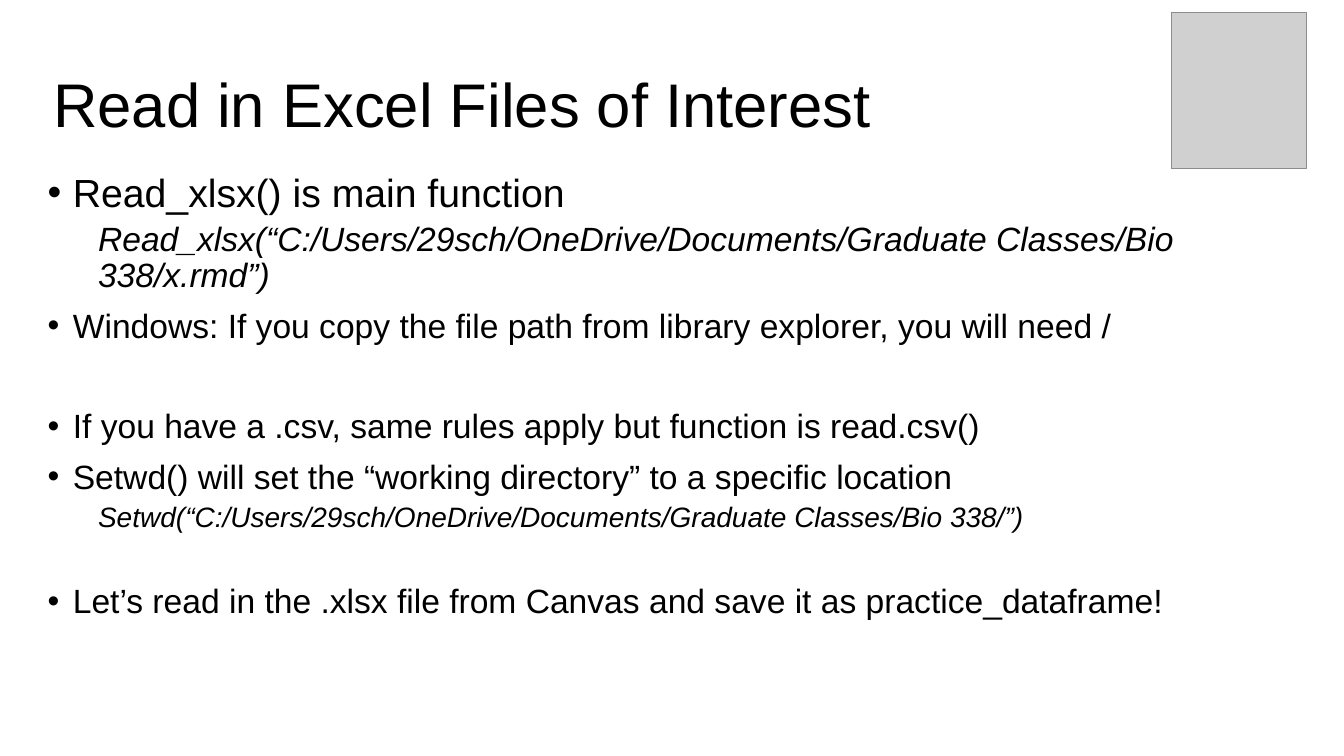
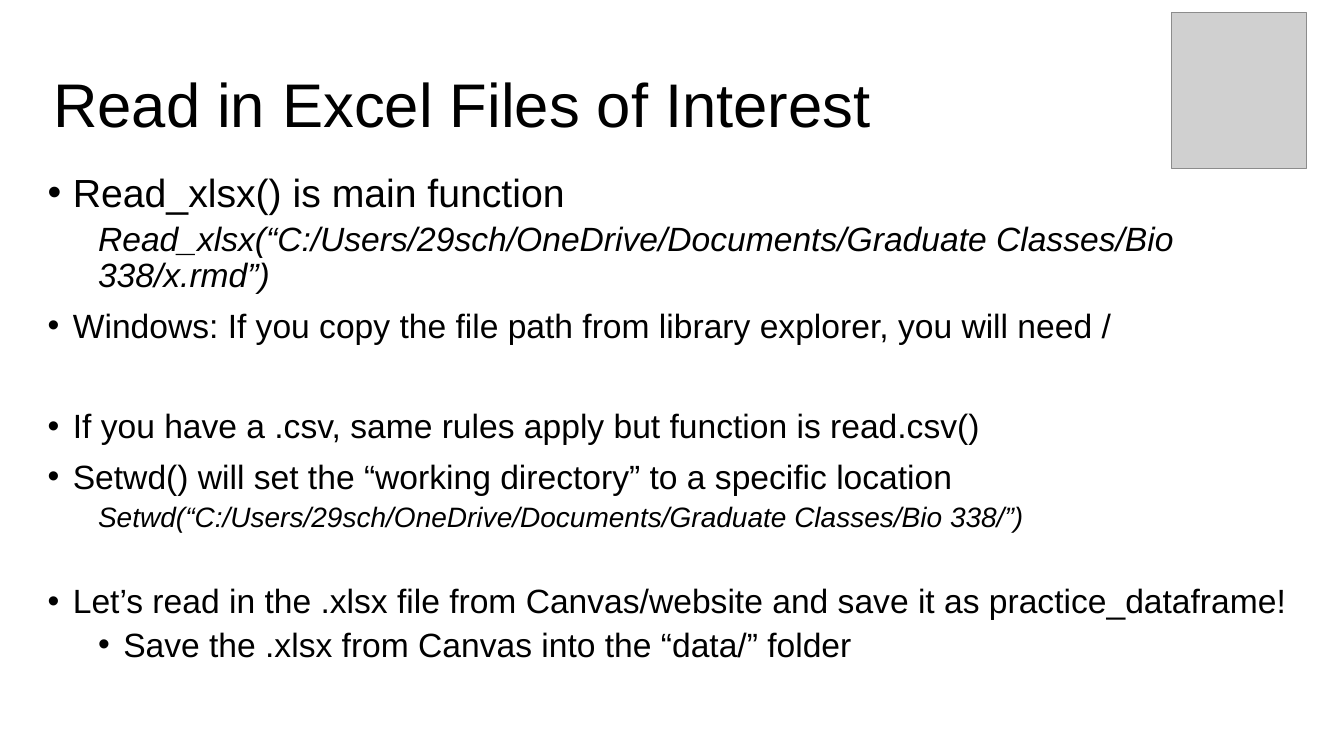
Before and after one commit to BIOS-538/BIOS-538.github.io, a slide deck: slide 15 of slides/lecture04_tidyverse_intro.pptx. Drawn at 1344x756 pixels with LibreOffice and Linux fonts; fonts in the diff are those of the drawing; grey boxes stand for pictures. Boxes give left, top, right and bottom in pixels: in the first picture for what was removed or moved away, otherwise in the second. Text is boxed around its words. In the diff, an @@ line names an element or a change of style, - is before the commit and + after.

```diff
--- a/slides/lecture04_tidyverse_intro.pptx
+++ b/slides/lecture04_tidyverse_intro.pptx
@@ text at bbox=[73, 588, 1286, 658]: text changed @@
-• Let’s read in the .xlsx file from Canvas and save it as practice_dataframe!
+• Let’s read in the .xlsx file from Canvas/website and save it as practice_dataframe!
+  • Save the .xlsx from Canvas into the “data/” folder
```
Also in this commit, not shown: 6 other slides changed, 1 other file.
